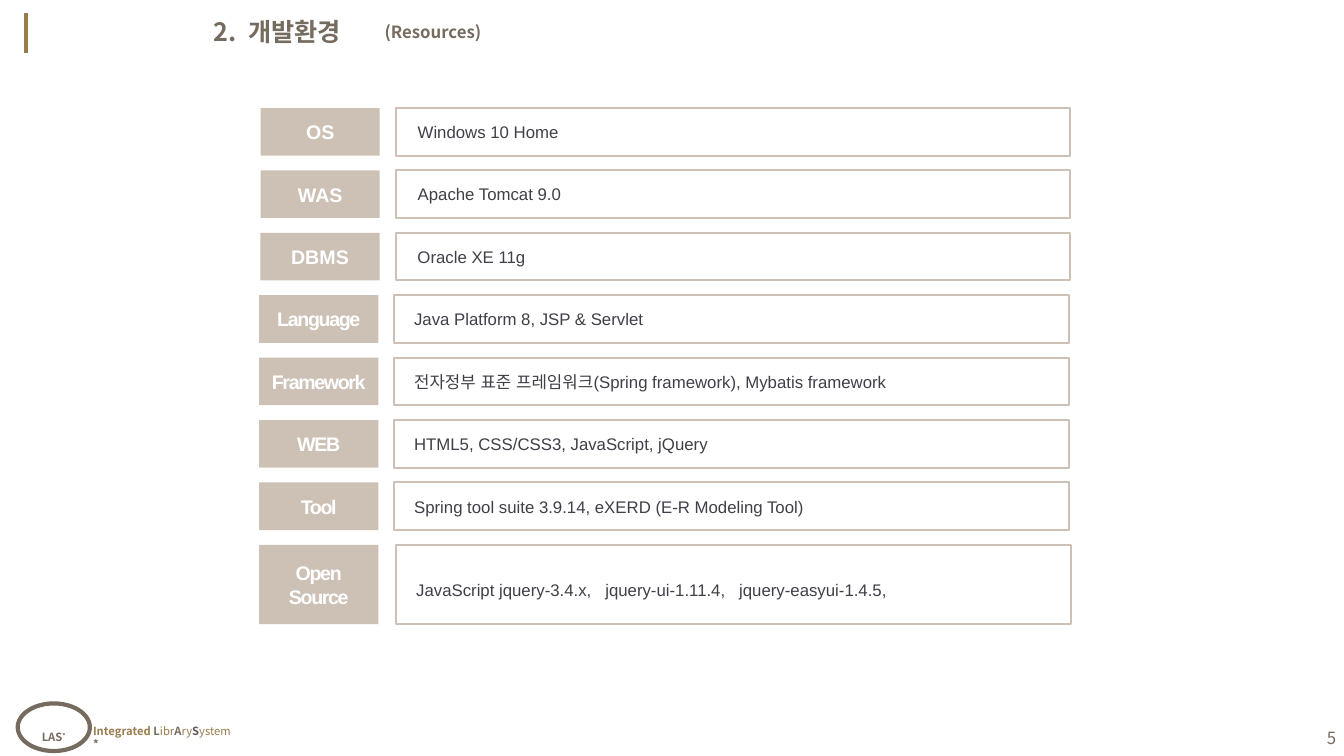
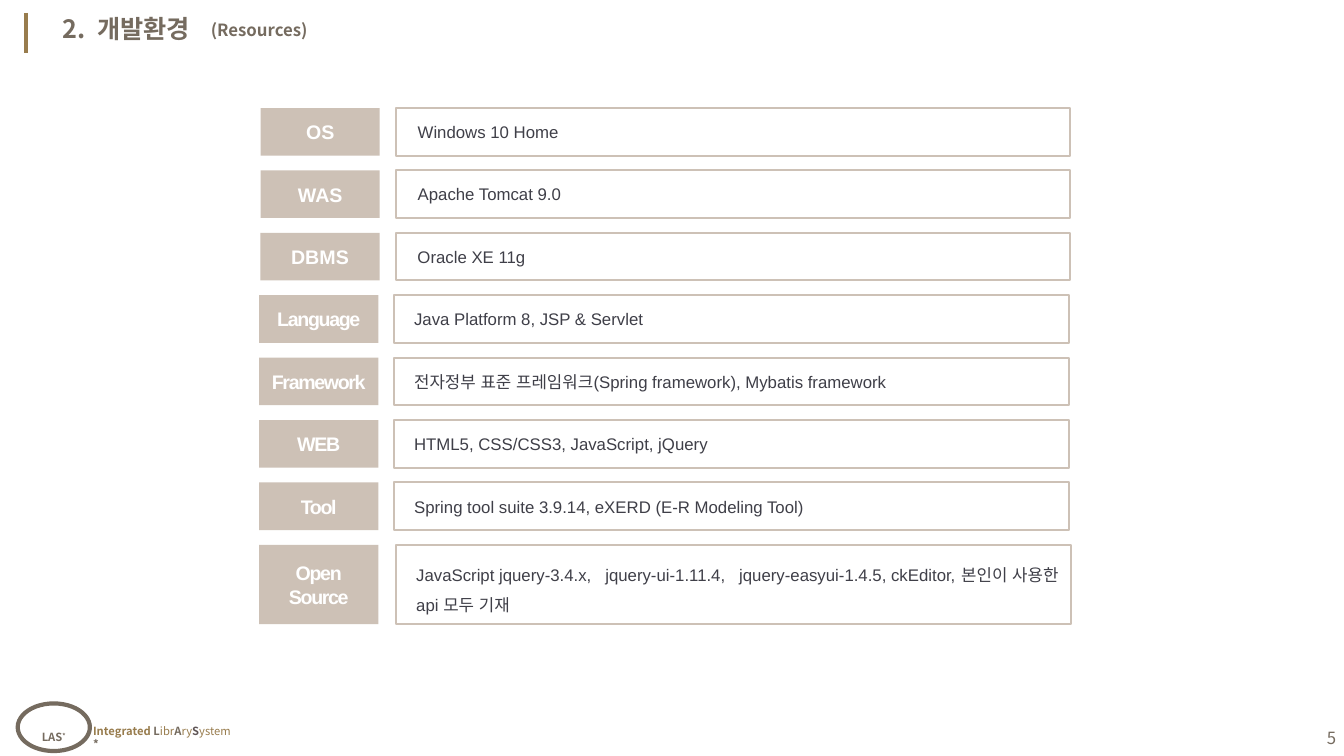
Before and after one commit to yisy0703/webPro, a slide deck: slide 5 of note/10_2ndTeamProject/sample.pptx. Drawn at 1344x756 pixels with LibreOffice and Linux fonts; fonts in the diff are those of the drawing; background and template pictures are left out. Boxes give left, top, right and bottom in pixels: in the first picture for what was removed or moved away, otherwise in the second. Text is boxed around its words. In the diff, an @@ line names an element or a change of style, - is before the commit and + after.

```diff
--- a/note/10_2ndTeamProject/sample.pptx
+++ b/note/10_2ndTeamProject/sample.pptx
@@ text "2. 개발환경": place and size @@
-text "2. 개발환경" at [214,20,341,43]
+text "2. 개발환경" at [63,17,190,40]
@@ text "(Resources)": place and size @@
-text "(Resources)" at [385,24,482,41]
+text "(Resources)" at [211,22,308,39]
@@ text in rectangle at [416,567,1058,615]: text changed @@
-JavaScript jquery-3.4.x, jquery-ui-1.11.4, jquery-easyui-1.4.5,
+JavaScript jquery-3.4.x, jquery-ui-1.11.4, jquery-easyui-1.4.5, ckEditor, 본인이 사용한 api 모두 기재
```
Also in this commit, not shown: 15 other files.
